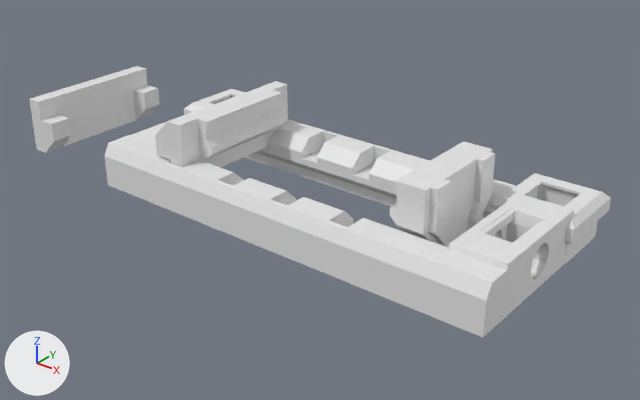
Two versions of the Blender file blender/cases/vise_holder.blend, one commit apart.
The view is the same before and after, from a 50 mm camera at (71.6, -92.1, 59.0) aimed at (-5.1, 3.8, -0.4). Lighting does not change. The marker at lower left points along +X, +Y and +Z.

The first picture shows 'vise_4cm', 'vise_holder_insert', 'vise_holder_insert_source'.
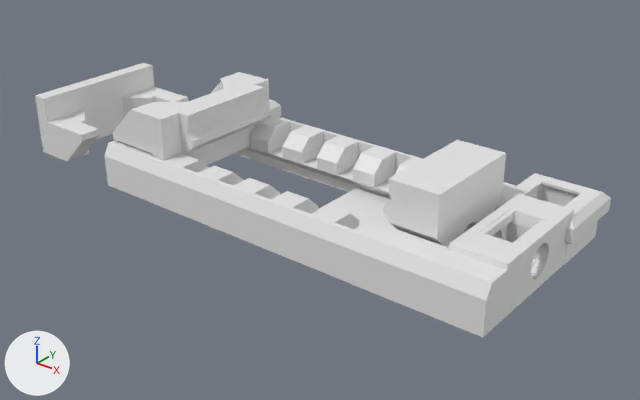
ob_holder_left is not drawn itself; it is used by a modifier of ob_vise_4cm.
ob_slot_cutouts is not drawn itself; it is used by a modifier of ob_vise_4cm.

What differs and where, as boxes (x1, y1, x2, y2) in the pictures (640 x 400 px; the box of a moved part takes in the faces that stretch with it):
'vise_4cm', reshaped, modifiers changed: before (105, 89, 611, 337); after (105, 99, 611, 337)
'vise_holder_insert_source', reshaped, moved (18% wider, 7% taller): before (155, 81, 288, 168); after (113, 72, 270, 165)
'vise_holder_insert', reshaped, moved (17% wider, 14% taller): before (29, 66, 160, 153); after (35, 63, 188, 162)
part 1 of me_cube_004, moved or reshaped: before (390, 141, 492, 240); after (318, 140, 505, 245)
part 2 of me_cube_004, deleted: before (428, 152, 495, 248)
part 3 of me_cube_002, moved or reshaped: before (29, 66, 288, 168); after (35, 63, 270, 165)

What the commit changed:
me_cube_004 is used by ob_holder_left; parent ob_vise_4cm; location (-7.1, 0.0, 0.0).
me_cube_004 had 90 vertices, 80 faces and spanned x 22.9..31.0, y -8.3..0.0, z 0.01..13.3.
me_cube_004 now has 80 vertices, 69 faces and spans x 4.0..28.0, y -8.3..0.0, z 0.01..13.3.
me_cube_004 part 1: 31 vertices moved from x 22.9..24.0, y -8.3..0.0, z 0.01..13.3 to x 19.9..21.0, y -8.3..0.0, z 0.01..13.3; 5 vertices removed from x 24.0, y -7.6..0.0, z 0.01..1.41; 13 vertices added at x 4.0..21.0, y -7.6..0.0, z 0.01..1.41.
me_cube_004 part 2: 18 vertices removed from x 29.0..31.0, y -7.2..-3.0, z 0.01..13.3.
me_cube_002 is used by ob_vise_holder_insert_source; parent ob_vise_4cm; location (7.2, 0.0, 0.0).
me_cube_002 had 81 vertices, 73 faces and spanned x -31.0..-22.9, y -11.8..0.0, z 4.1..13.3.
me_cube_002 now has 91 vertices, 82 faces and spans x -37.0..-22.9, y -11.8..0.0, z 3.1..13.3.
me_cube_002 part 3: 9 vertices moved from x -28.0..-25.5, y -11.8..0.0, z 4.1 to x -28.0..-25.5, y -11.8..0.0, z 3.1..7.2; 26 vertices removed from x -31.0..-25.5, y -11.8..-7.2, z 4.1..13.3; 36 vertices added at x -37.0..-25.5, y -11.8..0.0, z 3.1..13.3.
Mesh me_cylinder is new.
It is a 32-sided cylinder along z spanning x -2.1..2.1, y -2.1..2.1, z -2.5..2.5.
Object 'holder_left' (ob_holder_left) moves from (-7.1, 0.0, 0.0) to (-5.1, 0.0, 0.0).
Object 'holder_left' (ob_holder_left) gains a BOOLEAN modifier named 'Boolean'.
Modifier setting: object = ob_screw_align_cutout_hole.
Object 'slot_cutouts' (ob_slot_cutouts) moves from (-18.11, 0.0, 1.005) to (-22.11, 0.0, 1.005).
Object 'slot_cutouts' (ob_slot_cutouts) has a ARRAY modifier named 'Array'.
On modifier 'Array' of object 'slot_cutouts' (ob_slot_cutouts), count goes from 4 to 6.
Object 'slot_cutouts' (ob_slot_cutouts) has a ARRAY modifier named 'Array'.
On modifier 'Array' of object 'slot_cutouts' (ob_slot_cutouts), constant_offset_displace goes from (10.0, 0.0, 0.0) to (7.0, 0.0, 0.0).
Object 'vise_holder_insert_source' (ob_vise_holder_insert_source) moves from (7.2, 0.0, 0.0) to (3.2, 0.0, 0.0).
Object 'vise_holder_insert' (ob_vise_holder_insert) moves from (-80.8, 0.0, 13.3) to (-78.9, 0.0, 13.3).
Object 'screw_align_cutout_hole' (ob_screw_align_cutout_hole) is new; it shows me_cylinder.
Its parent is ob_holder_left.
Its matrix parent inverse is Matrix(((1.0, 0.0, 0.0, 7.1), (0.0, 1.0, 0.0, 0.0), (0.0, 0.0, 1.0, 0.0), (0.0, 0.0, 0.0, 1.0))).
Its location is (20.4, 0.0, 4.1).
Its rotation in degrees is (0, 90, 0).
It is now shown.
